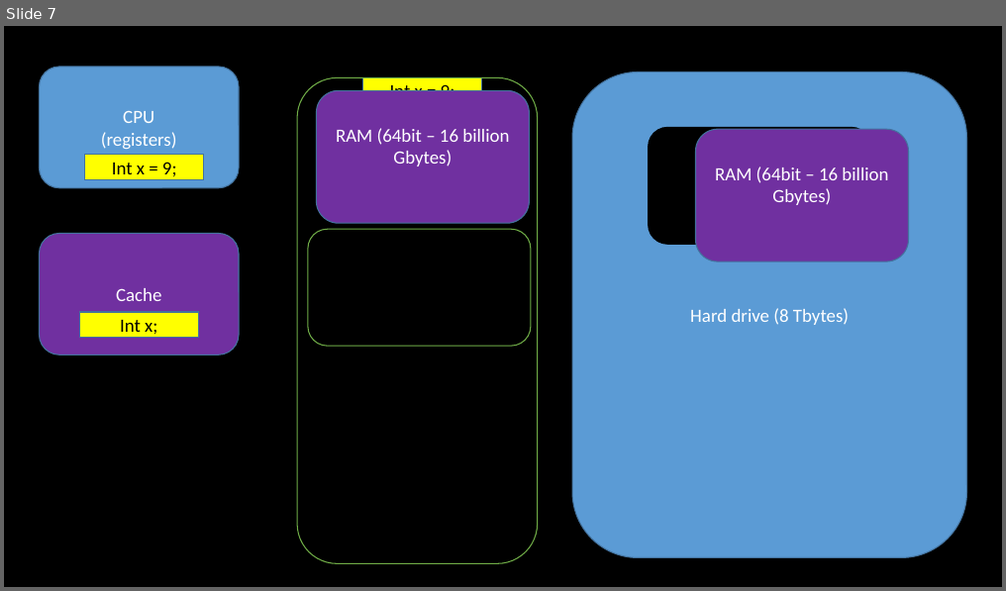
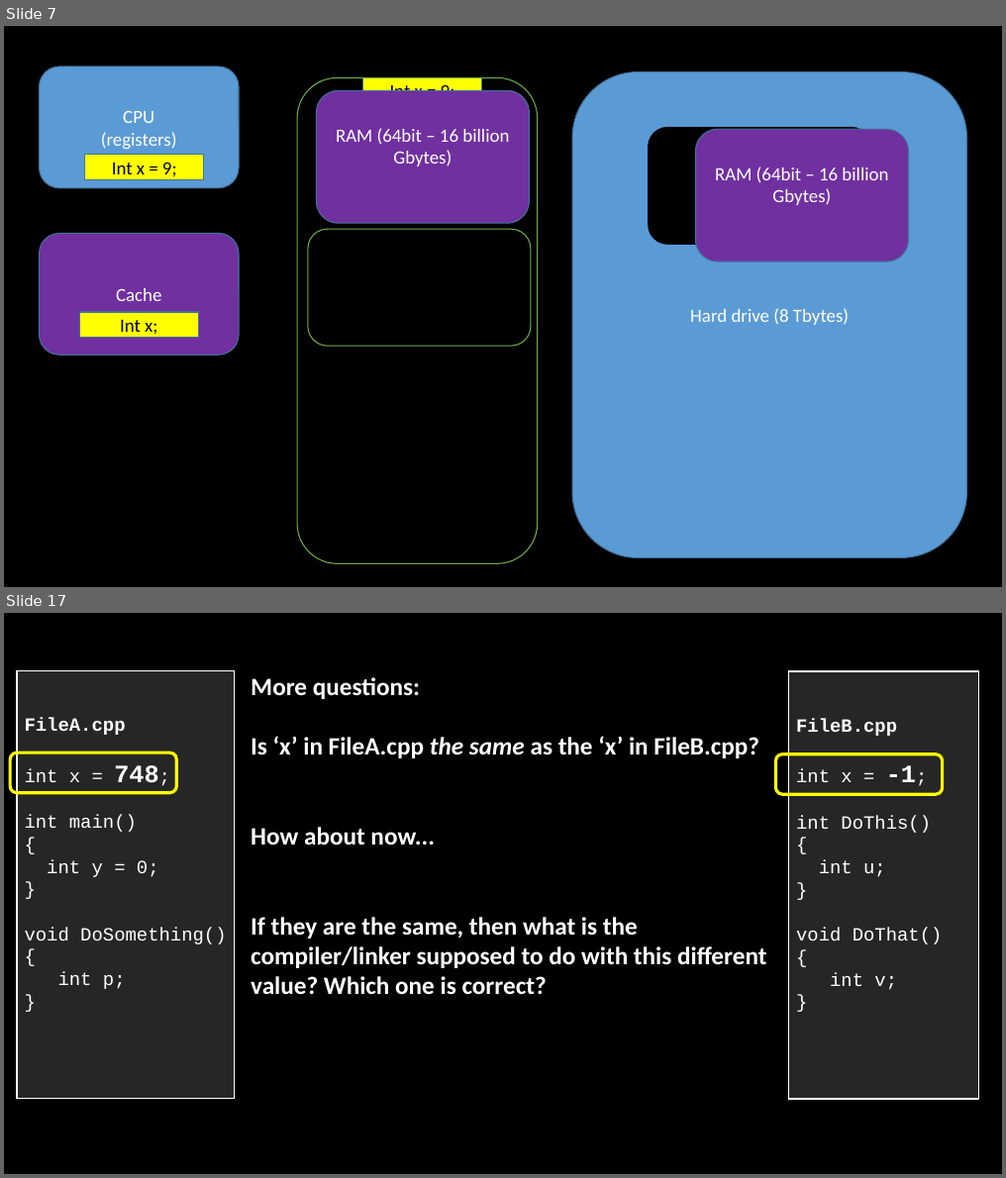
Before and after one commit to Valpz1130/1156_W2021, a slide deck: Day to Day/W05-6 (February 16+18)/W06_Functions_Methods_passing_returning.pptx. Shown one above the other, each under a label of ours: slide 7 before the commit, slides 7 and 17 after it; the slides between them are not shown. The pictures are 1006x591 and 1006x1178 pixels, drawn with LibreOffice and Linux fonts; fonts in the diff are those of the drawing. Boxes give left, top, right and bottom in pixels: in the first picture for what was removed or moved away, otherwise in the second. Text is boxed around its words. In the diff, an @@ line names an element or a change of style, - is before the commit and + after.

```diff
--- a/Day to Day/W05-6 (February 16+18)/W06_Functions_Methods_passing_returning.pptx
+++ b/Day to Day/W05-6 (February 16+18)/W06_Functions_Methods_passing_returning.pptx
@@ slide 17 added at (4, 613, 1002, 1174), background #000000 @@
@@ rectangle added at (17, 671, 234, 1099), fill #262626, outline #FFFFFF 1.5 pt, 18 pt, text #FFFFFF @@
+FileA.cpp
+int x = 748;
+int main()
+{
+int y = 0;
+}
+void DoSomething()
+{
+int p;
+}
@@ rectangle added at (788, 671, 979, 1099), fill #262626, outline #FFFFFF 1.5 pt, 18 pt, text #FFFFFF @@
+FileB.cpp
+int x = -1;
+int DoThis()
+{
+int u;
+}
+void DoThat()
+{
+int v;
+}
@@ text added at (251, 677, 766, 995), 24 pt, text #FFFFFF, bold @@
+More questions:
+Is ‘x’ in FileA.cpp the same as the ‘x’ in FileB.cpp?
+How about now...
+If they are the same, then what is the compiler/linker supposed to do with this different value? Which one is correct?
@@ rounded rectangle added at (10, 753, 176, 793), outline #FFFF00 3 pt @@
@@ rounded rectangle added at (776, 755, 943, 795), outline #FFFF00 3 pt @@
```
Also in this commit, not shown: 21 other slides added, 12 other files.
